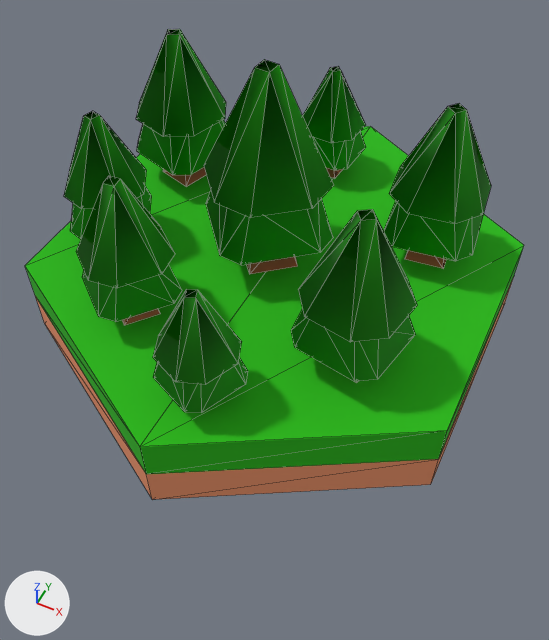
Two versions of the glTF model sciv/assets/models/terrain/flat_forest.glb, one commit apart.
One viewpoint serves both versions: a camera (50 mm lens) standing at (0.568, -1.153, 1.412) and looking at (0.007, -0.031, 0.01). Arrows for +X, +Y and +Z are at lower left; the lights stay in place. The older version comes first. Mesh edges are drawn as thin lines. Vertices at exactly the same position are counted once.

The scene before the commit, as lines of its bpy script (objects in view):
```python
mat_colormap = principled_material('colormap')
mat_colormap.texture = img_colormap
mat_colormap.roughness = 1.0
me_grass_forest_002 = bpy.data.meshes.new('grass-forest.002')
me_grass_forest_002.from_pydata(...)  # 308 vertices, 448 faces; spans x -0.5..0.5, y -0.577..0.577, z 0.0..0.675
me_grass_forest_002.materials.append(mat_colormap)  # picture img_colormap
ob_grass_forest = bpy.data.objects.new('grass-forest', me_grass_forest_002)
ob_grass_forest.location = (0.0, 0.0, 0.0)
```
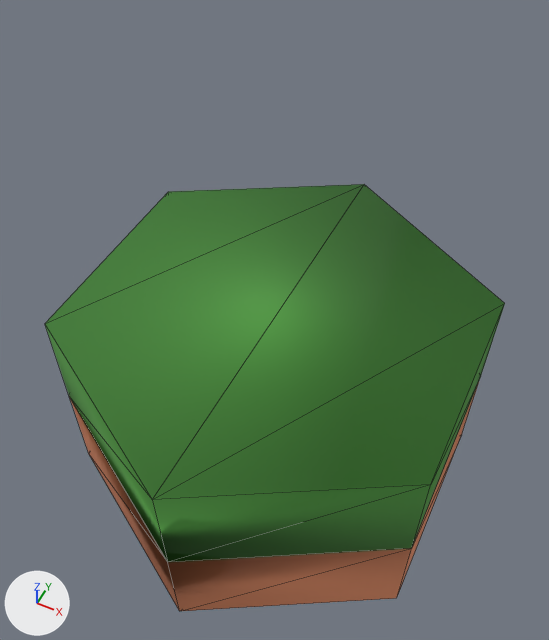
Pixel boxes (x1, y1, x2, y2) of what changed, in the pictures (549 x 640 px; the box of a moved part takes in the faces that stretch with it):
'grass-forest', recoloured, reshaped, moved, turned, rescaled: before (25, 29, 524, 500); after (45, 184, 505, 611)
part 1 of me_grass_forest_002, moved or reshaped: before (25, 126, 524, 500); after (45, 184, 505, 611)
part 2 of me_grass_forest_002, deleted (green): before (64, 29, 491, 413)

What changed in the scene script:
```text
Change mat_colormap:
    add n3 = _N.new('ShaderNodeMix'); n3.name = 'Mix'
    add n3.data_type = 'RGBA'
    add n3.blend_type = 'MULTIPLY'
    add n3.inputs[0].default_value = 1.0  # 'Factor'
    add n4 = _N.new('ShaderNodeVertexColor'); n4.name = 'Color Attribute'
    where n2 = _N.new('ShaderNodeTexImage'); n2.name = 'Image Texture'
    where n0 = _N.new('ShaderNodeBsdfPrincipled'); n0.name = 'Principled BSDF'
    remove _L.new(n2.outputs[0], n0.inputs[0])  # 'Color' to 'Base Color'
    add _L.new(n3.outputs[2], n0.inputs[0])  # 'Result' to 'Base Color'
    add _L.new(n4.outputs[0], n3.inputs[7])  # 'Color' to 'B'
    add _L.new(n2.outputs[0], n3.inputs[6])  # 'Color' to 'A'
Change me_grass_forest_002:
    used by ob_grass_forest; location = (0.0, 0.0, 0.0)
    remove me_grass_forest_002.from_pydata(...)  # 308 vertices, 448 faces; spans x -0.5..0.5, y -0.577..0.577, z 0.0..0.675
    add me_grass_forest_002.from_pydata(...)  # 20 vertices, 32 faces; spans x -0.5..0.5, y 0.0..0.2, z -0.577..0.577
    me_grass_forest_002 part 1: the loose piece of 20 vertices spanning x -0.5..0.5, y -0.577..0.577, z 0.0..0.2 is turned -90 degrees about the x axis through the mesh origin
    me_grass_forest_002 part 2: 24 loose pieces with 288 vertices, spanning x -0.476..0.413, y -0.506..0.433, z 0.2..0.675, are deleted
Change ob_grass_forest:
    ob_grass_forest.location: (0.0, 0.0, 0.0) -> (0.0, 0.0, -0.6)
    ob_grass_forest.rotation_euler: (0.0, 0.0, 0.0) -> (1.571, 0.0, 0.0)  # degrees (0, 0, 0) -> degrees (90, 0, 0)
    ob_grass_forest.scale: (1.0, 1.0, 1.0) -> (1.0, 3.0, 1.0)
```
